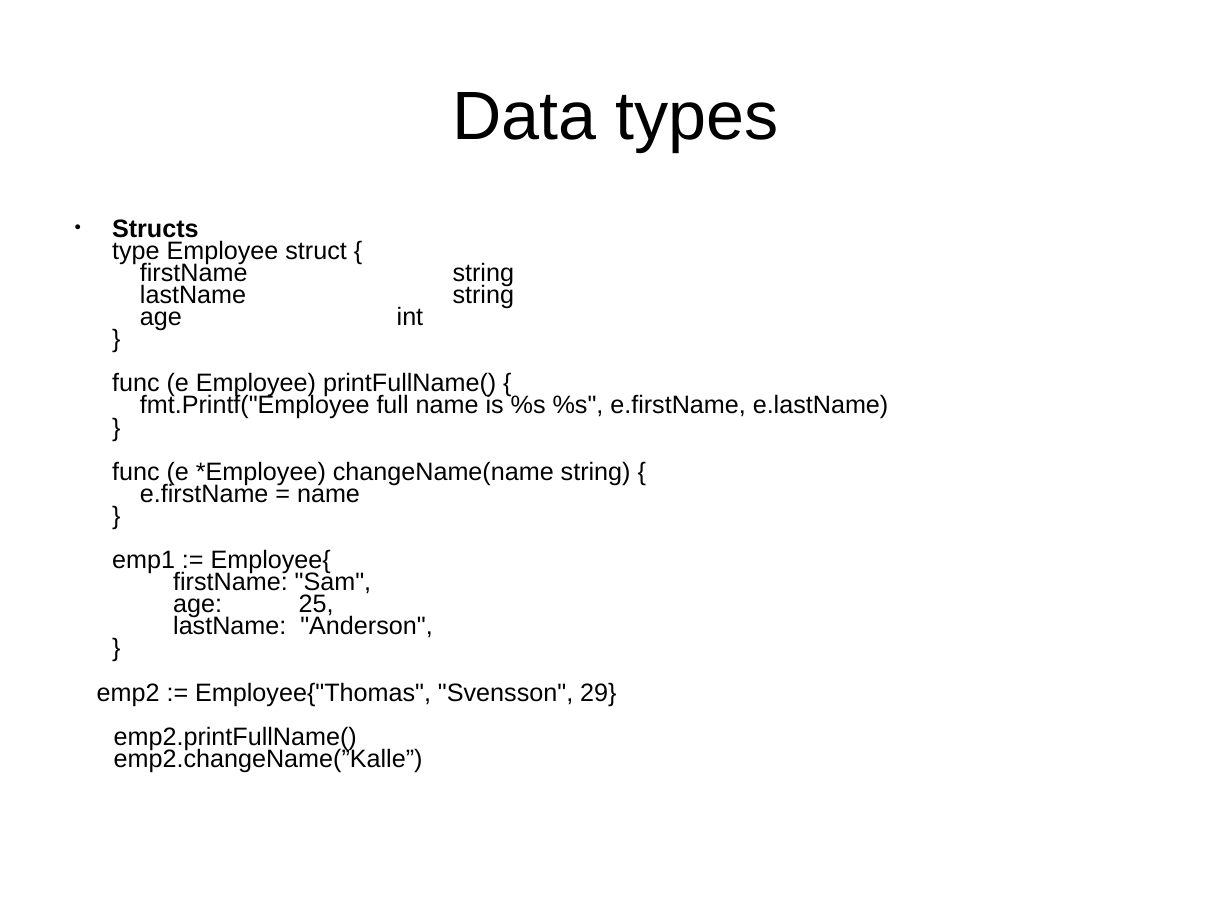
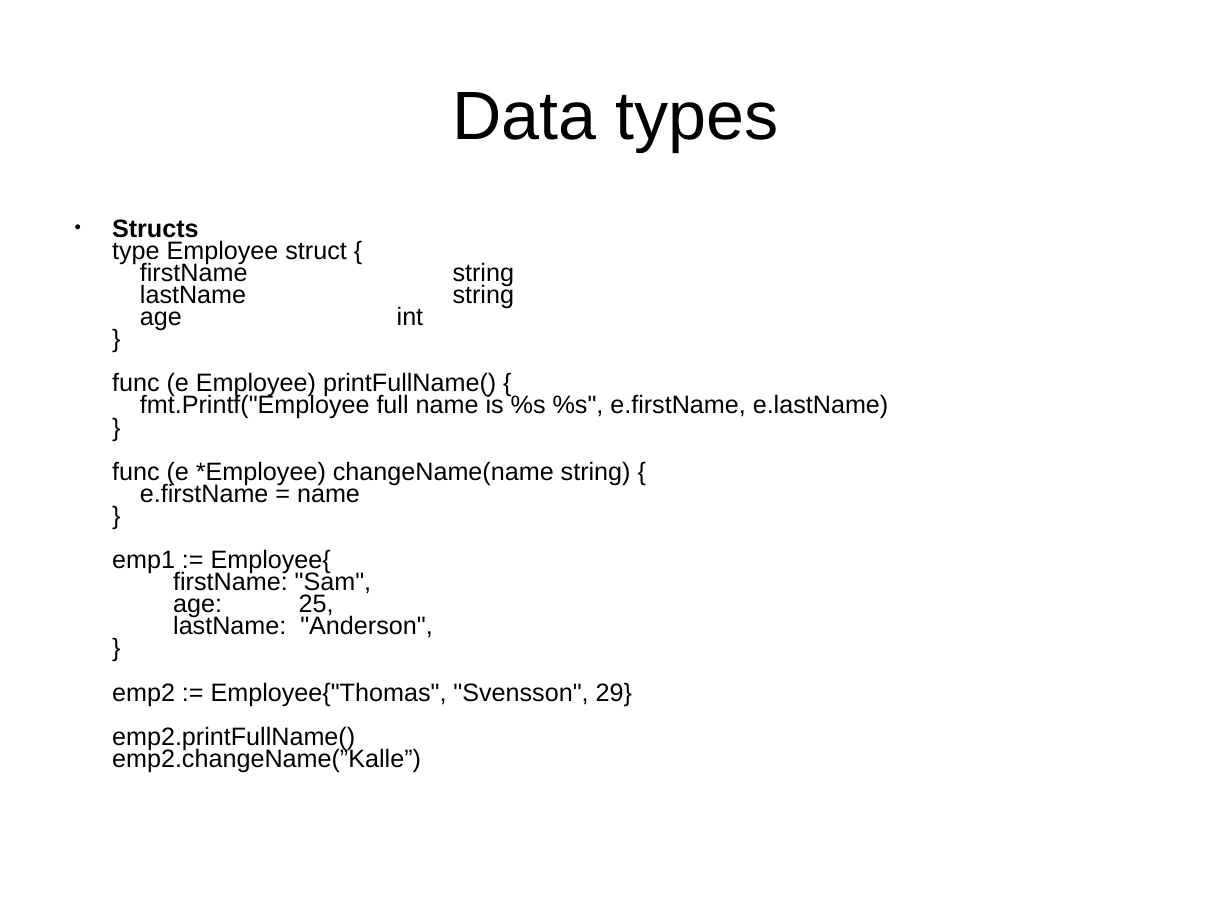
Before and after one commit to smicker/go_course, a slide deck: slide 29 of Golang genomgång.ppt. Drawn at 1232x924 pixels with LibreOffice and Linux fonts; fonts in the diff are those of the drawing; background and template pictures are left out. Boxes give left, top, right and bottom in pixels: in the first picture for what was removed or moved away, otherwise in the second. Text is boxed around its words. In the diff, an @@ line names an element or a change of style, - is before the commit and + after.

Commit message:
Updated presentation

```diff
--- a/Golang genomgång.ppt
+++ b/Golang genomgång.ppt
@@ text at <box>112,219,889,773</box>: text changed @@
-● Structs
-  type Employee struct {
-  firstName string
-  lastName string
-  age int
-  }
-  func (e Employee) printFullName() {
-  fmt.Printf("Employee full name is %s %s", e.firstName, e.lastName)
-  }
-  func (e *Employee) changeName(name string) {
-  e.firstName = name
-  }
-  emp1 := Employee{
-  firstName: "Sam",
-  age: 25,
-  lastName: "Anderson",
-  }
-emp2 := Employee{"Thomas", "Svensson", 29}
-emp2.printFullName()
-emp2.changeName(”Kalle”)
+● Structs
+  type Employee struct {
+  firstName string
+  lastName string
+  age int
+  }
+  func (e Employee) printFullName() {
+  fmt.Printf("Employee full name is %s %s", e.firstName, e.lastName)
+  }
+  func (e *Employee) changeName(name string) {
+  e.firstName = name
+  }
+  emp1 := Employee{
+  firstName: "Sam",
+  age: 25,
+  lastName: "Anderson",
+  }
+  emp2 := Employee{"Thomas", "Svensson", 29}
+  emp2.printFullName()
+  emp2.changeName(”Kalle”)
```
Also in this commit, not shown: 7 other slides changed, 1 slide added, 1 slide removed, 1 other file.
